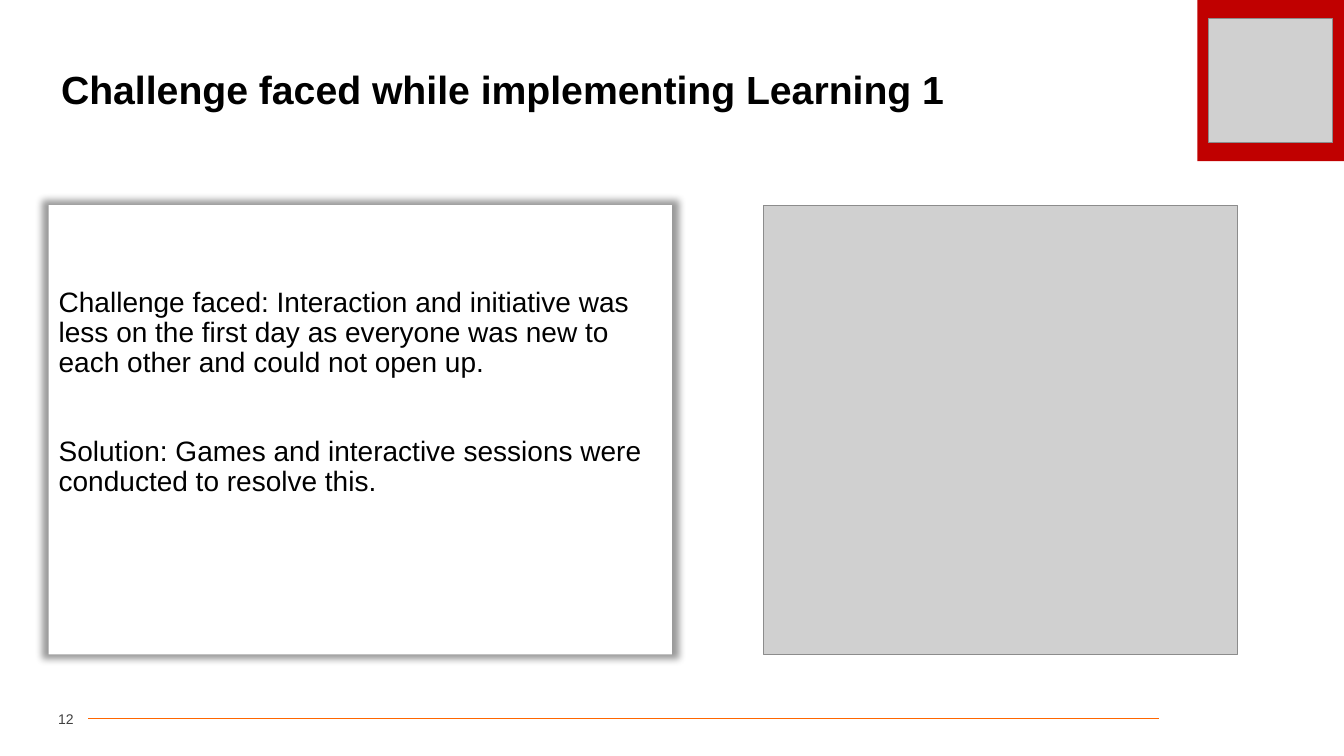
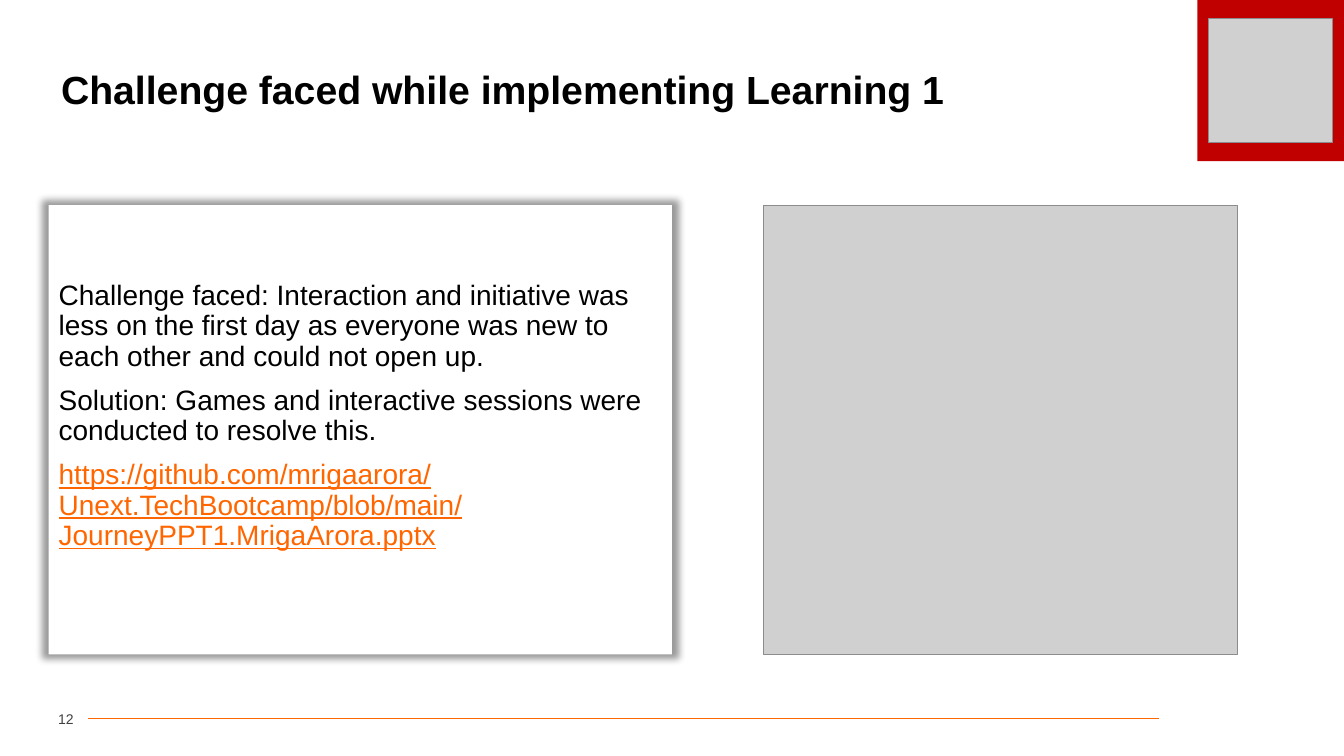
Before and after one commit to mrigaarora/Unext.TechBootcamp, a slide deck: slide 12 of JourneyPPT1.MrigaArora.pptx. Drawn at 1344x756 pixels with LibreOffice and Linux fonts; fonts in the diff are those of the drawing; grey boxes stand for pictures; background and template pictures are left out. Boxes give left, top, right and bottom in pixels: in the first picture for what was removed or moved away, otherwise in the second. Text is boxed around its words. In the diff, an @@ line names an element or a change of style, - is before the commit and + after.

```diff
--- a/JourneyPPT1.MrigaArora.pptx
+++ b/JourneyPPT1.MrigaArora.pptx
@@ text in rectangle at [59, 463, 462, 550]: paragraph added @@
+https://github.com/mrigaarora/Unext.TechBootcamp/blob/main/JourneyPPT1.MrigaArora.pptx
```
Also in this commit, not shown: 2 other slides changed.
